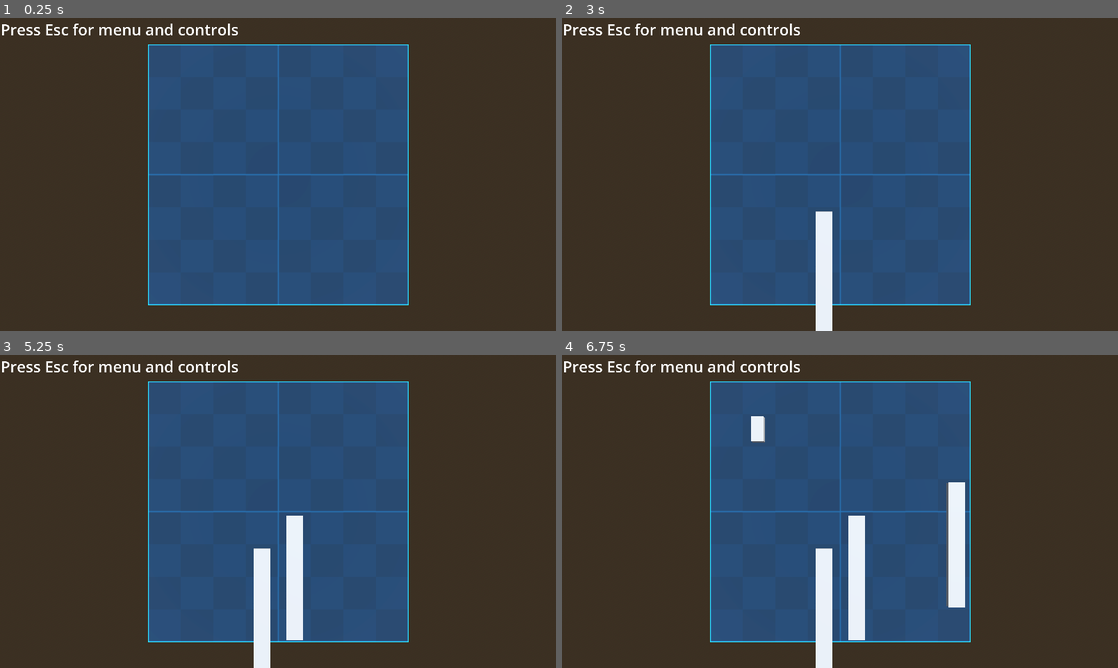
Above: before the commit, frames 1-4 (two rows, left to right).
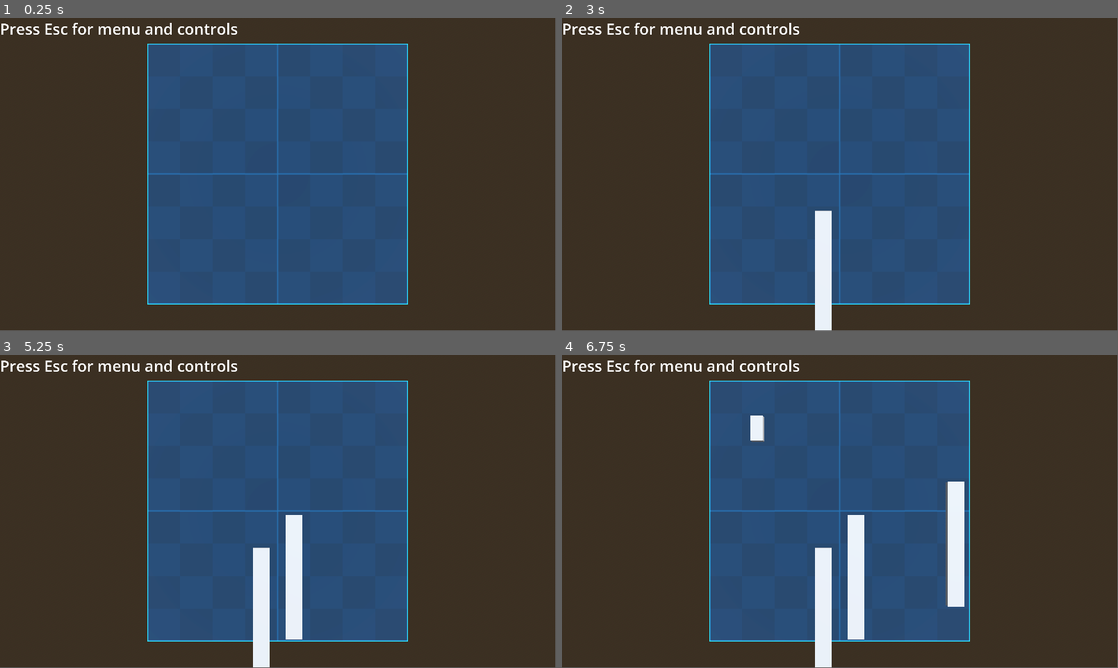
Above: after the commit, the same moments.

Repository: Qwenty228/netcentric
Game: Godot game, scene res://base_level.tscn
The game is run twice, just before and just after one commit, with the same random seed, the same clock (stepped at 60 frames per second) and the same inputs.
Inputs (mouse positions are in pixels of both pictures, inside the frame that each line leads up to):
- Up to frame 1 (0.25 s): no input
- Up to frame 2 (3 s): tap Enter at 0.5, 2 s; move the mouse to (962, 158) at 0.52 s; click (962, 158) at 0.6 s; tap Space at 1.25, 2.75 s; move the mouse to (728, 190) at 1.27 s; tap 1 (boat1) at 1.35 s; click (728, 190) at 1.55 s; move the mouse to (895, 105) at 2.02 s; tap 4 (boat4) at 2.1 s; click (895, 105) at 2.3 s; move the mouse to (812, 237) at 2.77 s; tap B (build) at 2.85 s
- Up to frame 3 (5.25 s): click (250, 574) at 3.05 s; tap Enter at 3.5 s; move the mouse to (444, 558) at 3.52 s; click (444, 558) at 3.6 s; tap Space at 4.25 s; move the mouse to (111, 464) at 4.27 s; tap R (rotate) at 4.35 s; click (111, 464) at 4.55 s; move the mouse to (305, 511) at 5.02 s; click (305, 511) at 5.1 s
- Up to frame 4 (6.75 s): move the mouse to (756, 433) at 5.77 s; tap 1 (boat1) at 5.85 s; click (756, 433) at 6.05 s; move the mouse to (962, 495) at 6.52 s; tap 4 (boat4) at 6.6 s
In our replay, the window is 800x450 before the commit and 799x449 after it. These sizes can differ from the game's own. Grey fills any space a smaller window leaves; there, only what the larger window draws over its background counts as a difference.

The runs differ from the first frame. In frame 1, 2.2% of the frame differs, in the area x 0-74%, y 1-92%; in frame 2, 2.3%; in frame 3, 2.4%; in frame 4, 2.6%, in the area x 0-74%, y 1-100%.

Commit message:
Placing boats

Diff:
--- a/RayPickerCamera/ray_picker_camera.gd
+++ b/RayPickerCamera/ray_picker_camera.gd
@@ -26,9 +26,10 @@
 	ray_cast_3d.target_position = project_local_ray_normal(mouse_position) * 500
 	ray_cast_3d.force_raycast_update()
 	if ray_cast_3d.is_colliding():
-
 		Input.set_default_cursor_shape(Input.CURSOR_POINTING_HAND)
 		var collider = ray_cast_3d.get_collider()
+
+		#if clicking on a fixed boat
 		if collider.is_in_group("boat"):
 			if Input.is_action_just_pressed("click"):
 				var temp_cell = grid_map.local_to_map(collider.get_child(0).global_position)
--- a/project.godot
+++ b/project.godot
@@ -19,7 +19,6 @@
 
 window/size/viewport_width=2304
 window/size/viewport_height=1296
-window/stretch/mode="viewport"
 
 [input]
 
Not shown: 6 places in MeshLibaries/SpaceLibrary.tres that only renumber resources
